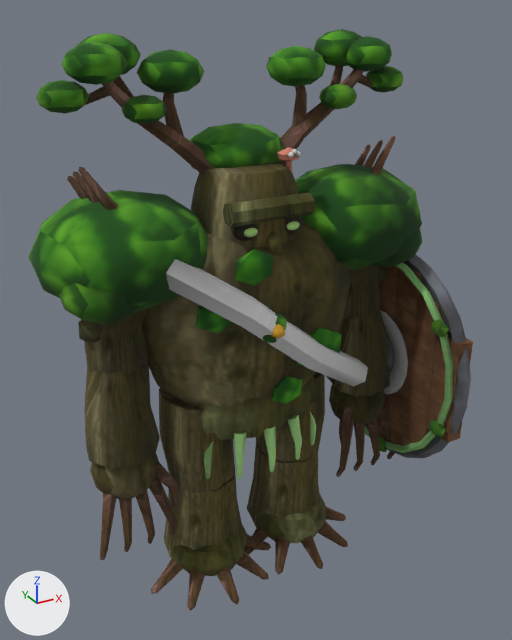
The glTF model assets/heroes/warden.glb as it was, and as the next commit left it.
The view is the same before and after, from a 50 mm lens placed at (-1.27, -2.42, 2.37), pointed at (0.04, -0.03, 1.17). The lights are fixed; the arrows at lower left show +X, +Y and +Z. The picture after the commit comes second. Vertices at exactly the same position are counted once.

Names of what the first picture shows: 'warden'.
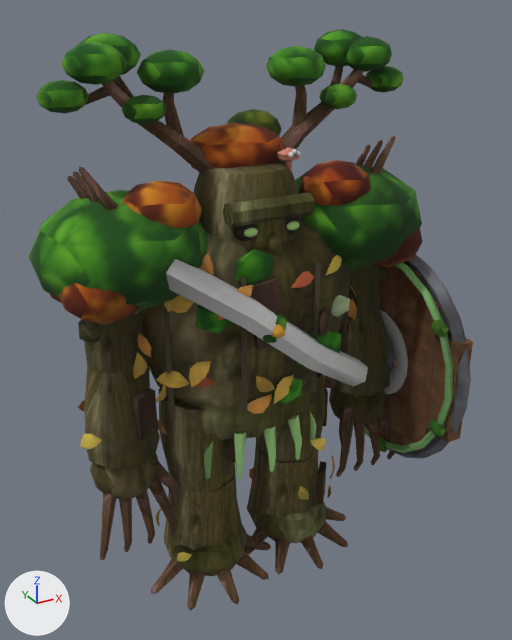
Edits to the scene script, one JSON object a line:
```json
{"op": "add", "block": "img_leaves_fall", "code": ["img_leaves_fall = load_image('leaves_fall', '_unpacked/leaves_fall', 64, 64, 'sRGB')"]}
{"op": "add", "block": "mat_leaves_fall", "code": ["mat_leaves_fall = bpy.data.materials.new('leaves_fall')", "# uses the picture img_leaves_fall"]}
{"block": "me_warden", "where": "# used by ob_warden; location = (0.0, 0.0, 0.0)"}
{"op": "remove", "block": "me_warden", "code": "me_warden.from_pydata(...)  # 3501 vertices, 6472 faces; spans x -0.82..0.82, y -0.58..0.48, z -0.09..2.29"}
{"op": "add", "block": "me_warden", "code": "me_warden.from_pydata(...)  # 5577 vertices, 10049 faces; spans x -0.82..0.82, y -0.58..0.48, z -0.09..2.29"}
{"block": "me_warden", "change": "me_warden part 1: a new loose piece, an icosphere of 20 faces spanning x 0.258..0.368, y -0.249..-0.213, z 1.203..1.302, in mat_plain"}
{"block": "me_warden", "change": "me_warden part 2: 1 vertex moved within x 0.14, y 0.32, z 1.15; 1968 vertices added at x -0.76..0.77, y -0.33..0.34, z 0.14..2.0"}
{"block": "me_warden", "change": "me_warden part 3: 2492 kept faces spanning x -0.82..0.82, y -0.58..0.48, z -0.09..2.28 get new vertex colours"}
{"block": "me_warden", "change": "me_warden part 4: 240 faces spanning x -0.77..0.77, y -0.28..0.23, z 1.34..1.97 switch from mat_leaves to mat_leaves_fall"}
{"block": "me_warden", "change": "other edits to the shape of me_warden do not show in these pictures"}
```

Where the change shows, as pixel boxes [x1, y1, x2, y2] in the pictures (512 x 640 px):
```json
{"part": 1, "of": "me_warden", "change": "added", "after": [331, 295, 350, 317]}
{"part": 2, "of": "me_warden", "change": "built on", "after": [50, 109, 398, 562]}
{"part": 3, "of": "me_warden", "change": "recoloured", "before": [59, 123, 428, 565], "after": [59, 123, 428, 565]}
{"part": 4, "of": "me_warden", "change": "recoloured", "before": [59, 123, 422, 325], "after": [59, 123, 422, 325]}
```
